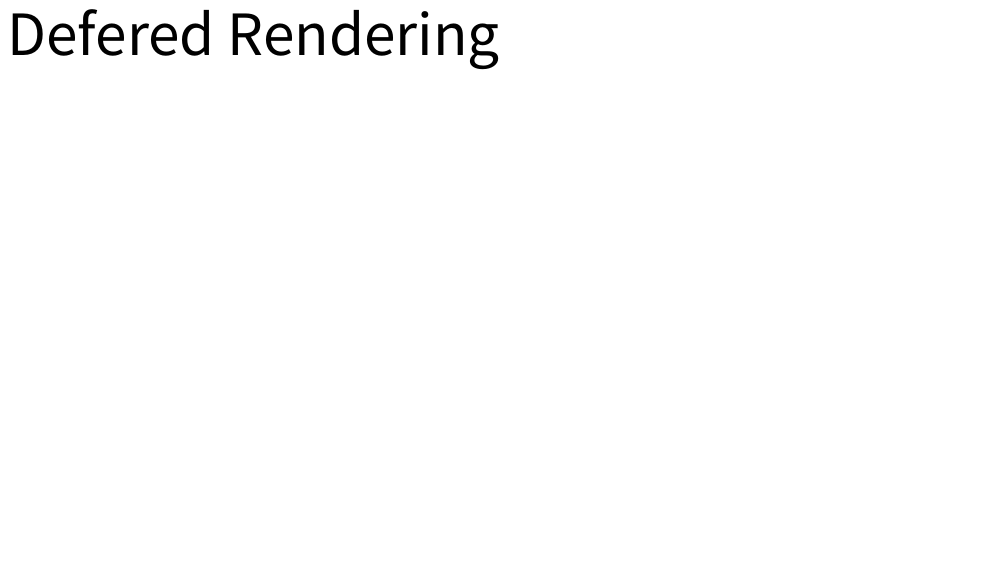
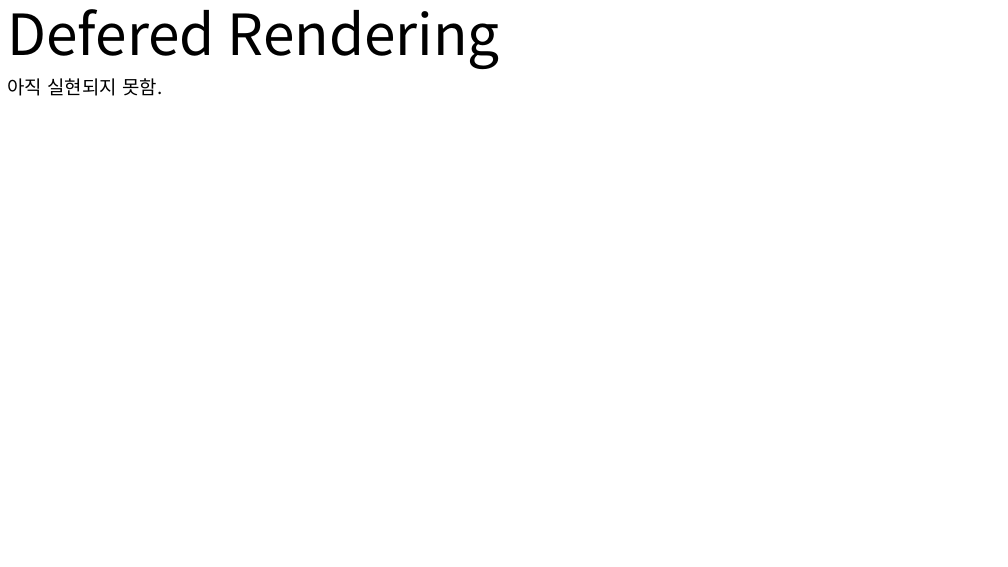
Before and after one commit to nohc2001/PulseCity, a slide deck: slide 12 of Conference/GraphicsStudy/GraphicsHighLevelDesign.pptx. Drawn at 1008x567 pixels with LibreOffice and Linux fonts; fonts in the diff are those of the drawing. Boxes give left, top, right and bottom in pixels: in the first picture for what was removed or moved away, otherwise in the second. Text is boxed around its words. In the diff, an @@ line names an element or a change of style, - is before the commit and + after.

```diff
--- a/Conference/GraphicsStudy/GraphicsHighLevelDesign.pptx
+++ b/Conference/GraphicsStudy/GraphicsHighLevelDesign.pptx
@@ text added at bbox=[7, 78, 162, 96], 18 pt, text #000000 @@
+아직 실현되지 못함.
```
Also in this commit, not shown: 5 other slides changed, 8 slides added, 4 slides removed, 14 other files.
